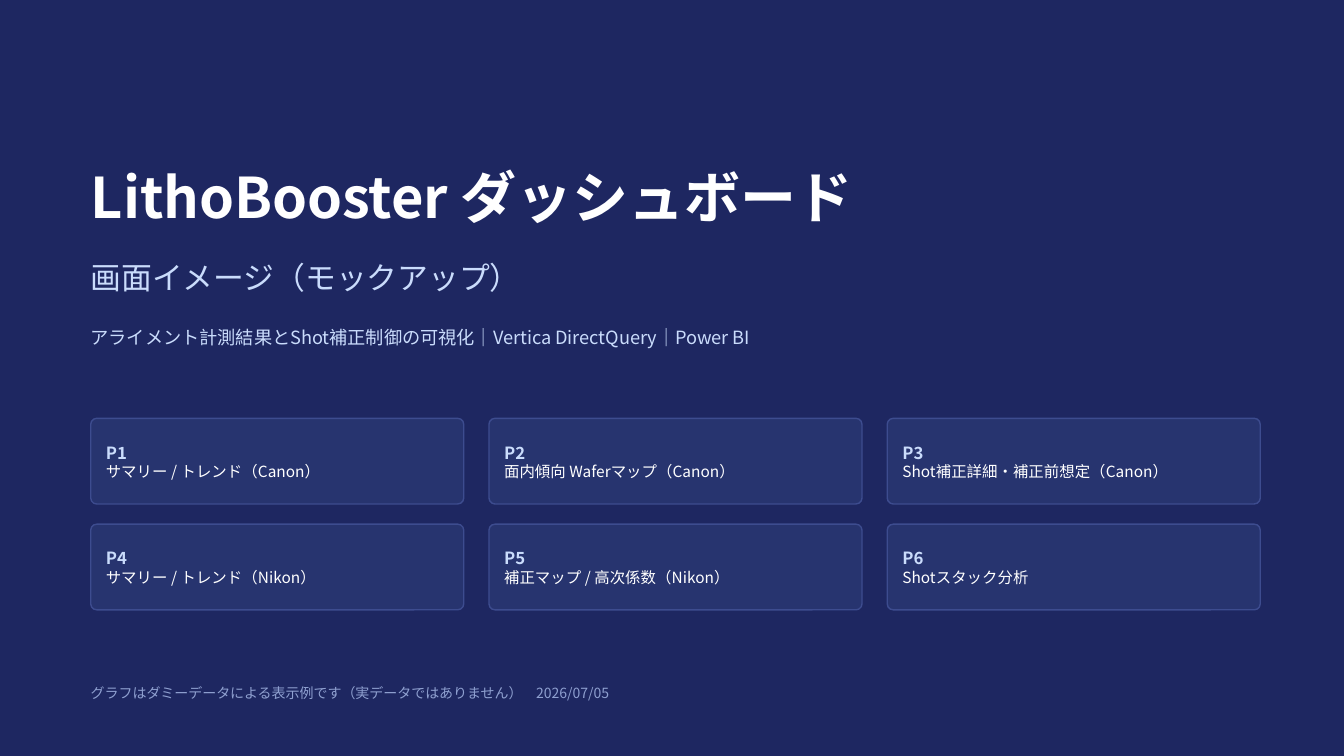
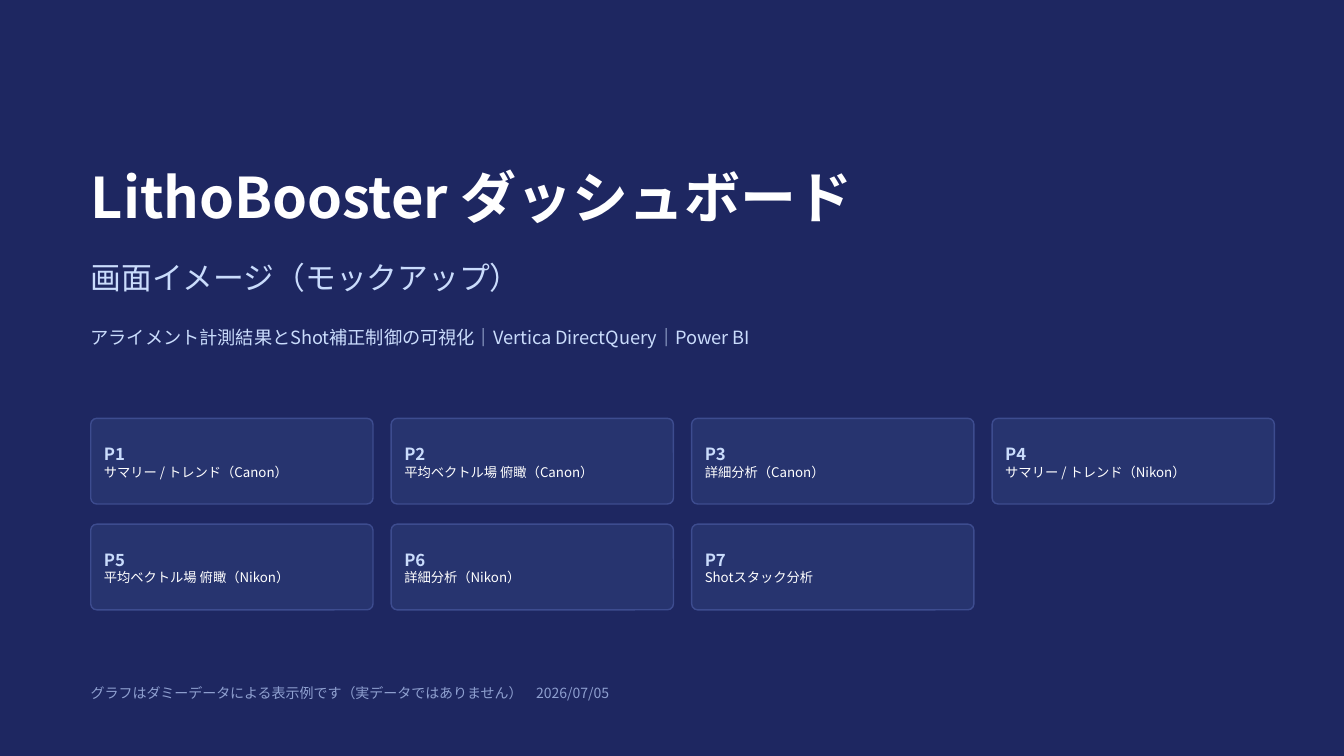
Before and after one commit to rsakamoto-0824/PowerBI_LithoBooster_DashBoard, a slide deck: slide 1 of dashboard_mockup.pptx. Drawn at 1344x756 pixels with LibreOffice and Linux fonts; fonts in the diff are those of the drawing. Boxes give left, top, right and bottom in pixels: in the first picture for what was removed or moved away, otherwise in the second. Text is boxed around its words. In the diff, an @@ line names an element or a change of style, - is before the commit and + after.

```diff
--- a/dashboard_mockup.pptx
+++ b/dashboard_mockup.pptx
@@ rounded rectangle: place and size @@
-rounded rectangle at [91,418,464,504]
+rounded rectangle at [91,418,373,504]
@@ rounded rectangle: place and size @@
-rounded rectangle at [489,418,862,504]
+rounded rectangle at [391,418,674,504]
@@ rounded rectangle: place and size @@
-rounded rectangle at [887,418,1260,504]
+rounded rectangle at [692,418,974,504]
@@ rounded rectangle: place and size @@
-rounded rectangle at [91,524,464,610]
+rounded rectangle at [992,418,1274,504]
@@ text "P1 サマリー / トレンド（Canon）" at [104,447,288,478]: size 11 to 9.5 pt in "サマリー / トレンド（Canon）" @@
@@ text at [404,447,593,478]: text changed; size 11 to 9.5 pt @@
-P2
-面内傾向 Waferマップ（Canon）
+P2
+平均ベクトル場 俯瞰（Canon）
@@ text at [705,447,825,478]: text changed; size 11 to 9.5 pt @@
-P3
-Shot補正詳細・補正前想定（Canon）
+P3
+詳細分析（Canon）
@@ text "P4 サマリー / トレンド（Nikon）": place and size @@
-text "P4 サマリー / トレンド（Nikon）" at [106,551,316,585]
+text "P4 サマリー / トレンド（Nikon）" at [1005,447,1186,478]
@@ text "P4 サマリー / トレンド（Nikon）" at [1005,447,1186,478]: size 11 to 9.5 pt in "サマリー / トレンド（Nikon）" @@
@@ rounded rectangle: place and size @@
-rounded rectangle at [489,524,862,610]
+rounded rectangle at [91,524,373,610]
@@ rounded rectangle: place and size @@
-rounded rectangle at [887,524,1260,610]
+rounded rectangle at [391,524,674,610]
@@ rounded rectangle added at [692,524,974,610], fill #27346F, outline #3D4C8F 1 pt @@
@@ text at [104,553,290,583]: text changed; size 11 to 9.5 pt @@
-P5
-補正マップ / 高次係数（Nikon）
+P5
+平均ベクトル場 俯瞰（Nikon）
@@ text at [404,553,520,583]: text changed; size 11 to 9.5 pt @@
-P6
-Shotスタック分析
+P6
+詳細分析（Nikon）
@@ text added at [705,553,813,583], 9.5 pt, text #FFFFFF @@
+P7
+Shotスタック分析
```
Also in this commit, not shown: 6 other slides changed, 1 slide added, 1 other file.
